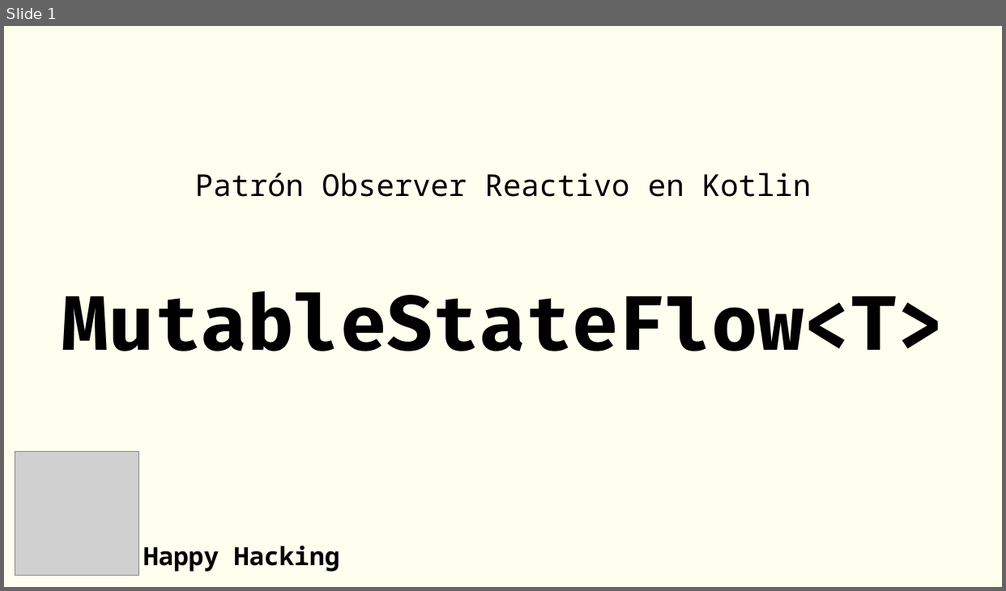
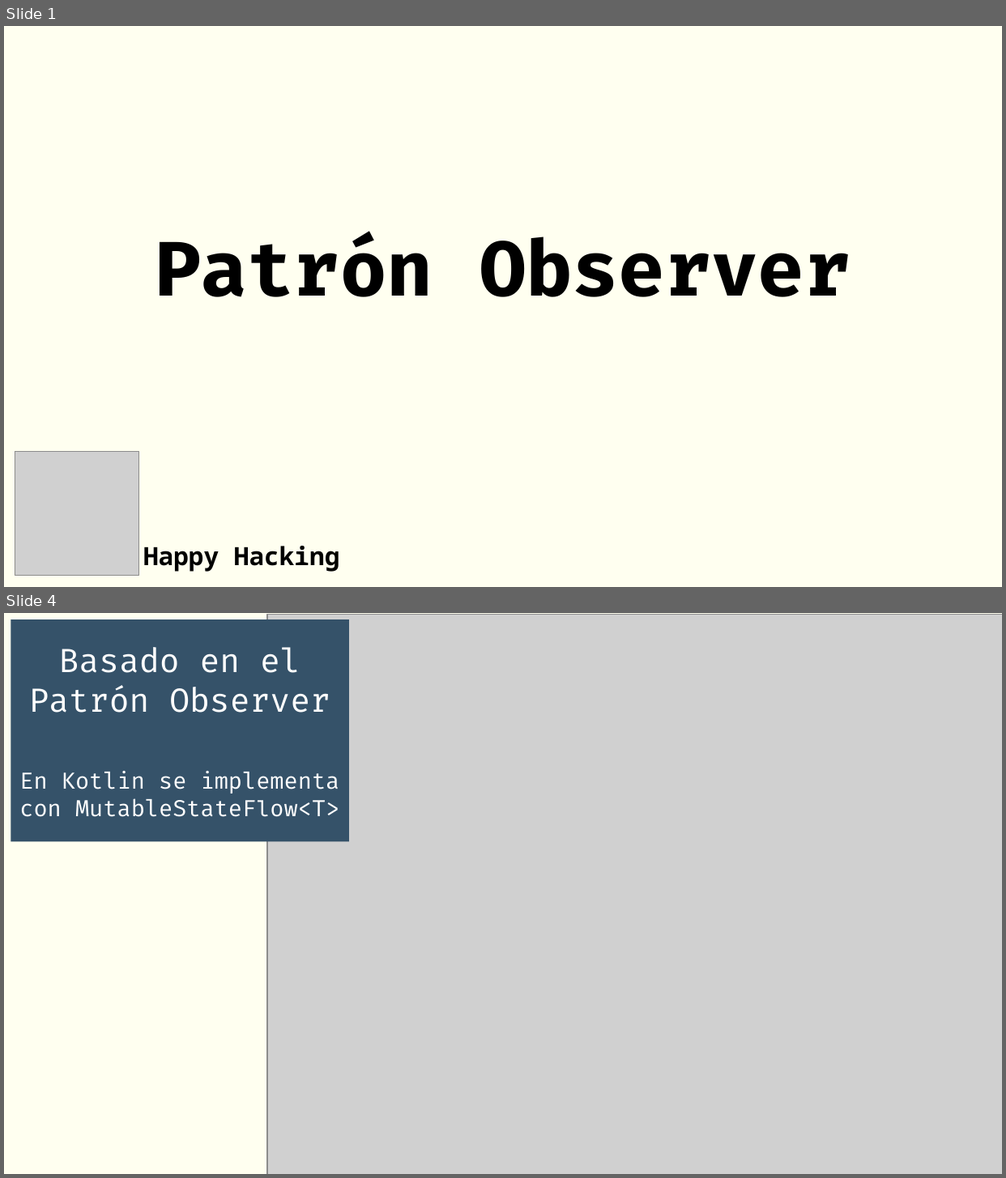
Before and after one commit to rgmf/psp, a slide deck: ut/02_programacion_multihilo/presentacion/mutable_state_flow.odp. Shown one above the other, each under a label of ours: slide 1 before the commit, slides 1 and 4 after it; the slides between them are not shown. The pictures are 1006x591 and 1006x1178 pixels, drawn with LibreOffice and Linux fonts; fonts in the diff are those of the drawing; grey boxes stand for pictures. Boxes give left, top, right and bottom in pixels: in the first picture for what was removed or moved away, otherwise in the second. Text is boxed around its words. In the diff, an @@ line names an element or a change of style, - is before the commit and + after.

```diff
--- a/ut/02_programacion_multihilo/presentacion/mutable_state_flow.odp
+++ b/ut/02_programacion_multihilo/presentacion/mutable_state_flow.odp
@@ slide 4 added at (4,613,1002,1174), background #FFFFF0 @@
@@ rectangle added at (10,619,349,842), fill #355269, 18 pt, text #FFFFFF @@
+Basado en el
+Patrón Observer
+En Kotlin se implementa
+con MutableStateFlow<T>
@@ picture added at (267,615,1002,1174) @@
@@ slide 1 changed as well @@
@@ subtitle at (155,235,850,297): text changed; size 24 to 60 pt; font Noto Sans Mono to Fira Code; bold on @@
-Patrón Observer Reactivo en Kotlin
-MutableStateFlow<T>
+Patrón Observer
```
Also in this commit, not shown: 6 other slides added, 29 slides removed, 2 other files.
